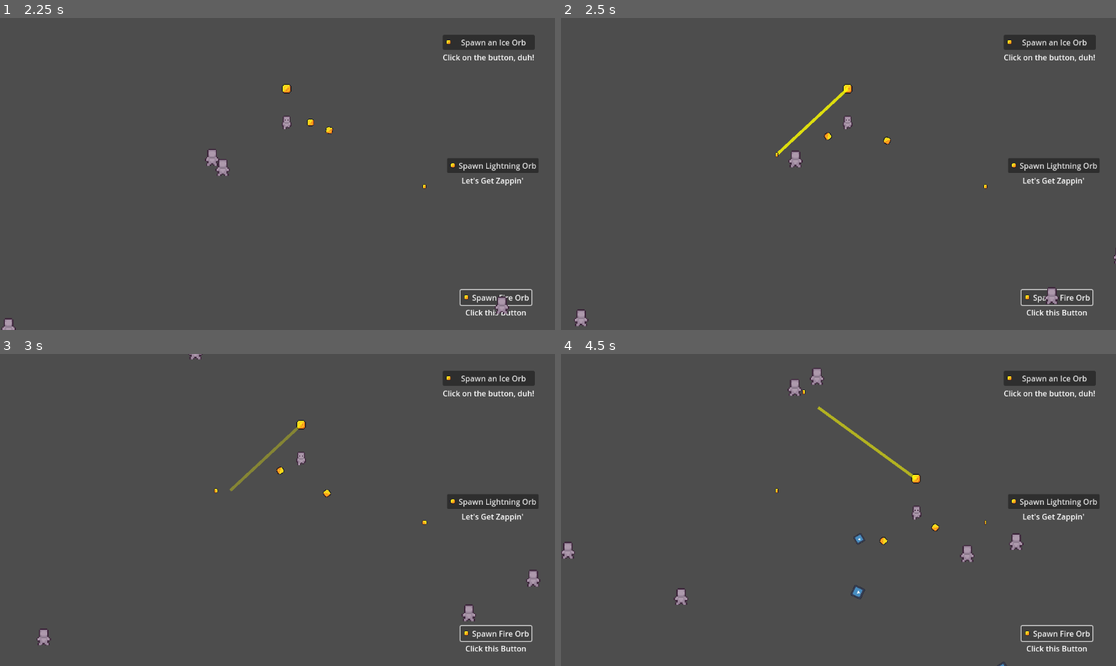
Above: before the commit, frames 1-4 (two rows, left to right).
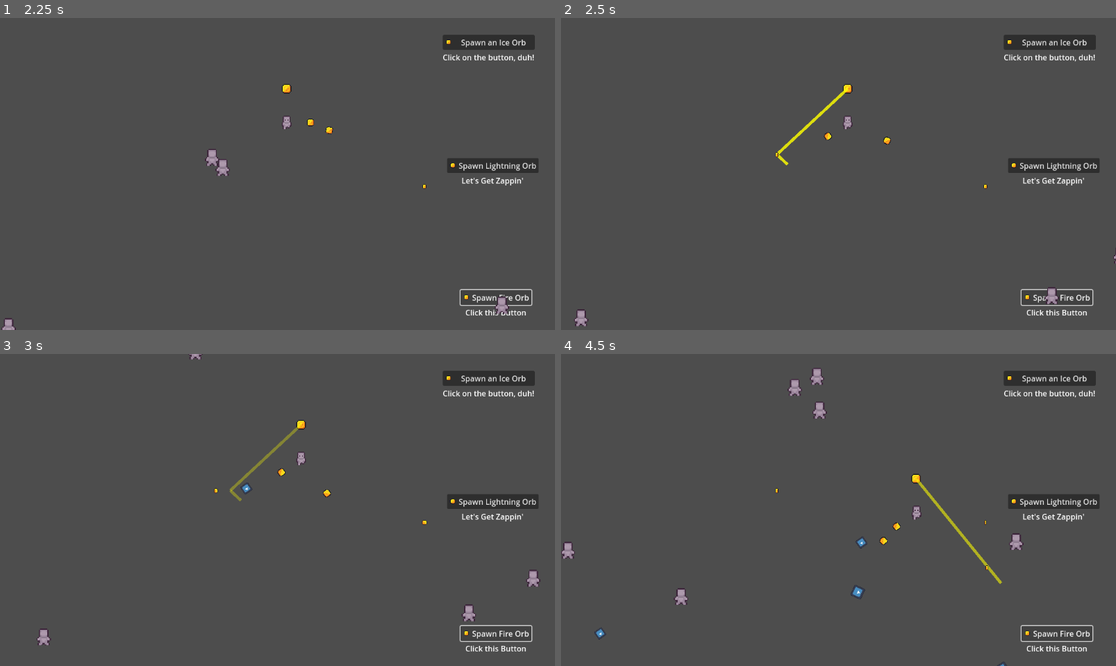
Above: after the commit, the same moments.

Repository: ImperatusGames/TopDownGame
Game: Godot game, scene res://game.tscn
Two runs of this game, one before a commit and one after it. Both use one fixed random seed, a clock stepped at 60 frames per second and the inputs below. The engine's default icon, where the game draws it, is replaced by a stand-in: a white triangle on a blue panel in a dark square.
Inputs:
- Up to frame 1 (2.25 s): click "Spawn Lightning Orb" at 0.5 s; click "Spawn an Ice Orb" at 1.25 s; click "Spawn Fire Orb" at 2 s
- Up to frame 2 (2.5 s): no input
- Up to frame 3 (3 s): hold D (move_right) from 2.78 s (still down)
- Up to frame 4 (4.5 s): release D (move_right) at 3.53 s; hold S (move_down) 3.53-4.28 s; hold D (move_right) from 4.28 s (still down)

Frame 1 is identical in both runs. In frame 2, 0.1% of the frame differs, in the area x 39-44%, y 42-48%; in frame 3, less than 0.1%; in frame 4, 0.8%, in the area x 6-80%, y 11-92%.

Commit message:
Zzz
Minor changes

Diff:
--- a/player/weapons/lightning_orb.gd
+++ b/player/weapons/lightning_orb.gd
@@ -3,7 +3,7 @@
 var upgrade_level : int = 1
 var damage : int = 1
 var chain_lightning : bool = true
-var chain_rate : float = 0.5
+var chain_rate : float = 0.75
 var location : Vector2
 
 func _ready() -> void:
--- a/statuses/slow_status_effect.gd
+++ b/statuses/slow_status_effect.gd
@@ -13,5 +13,12 @@
 	print(speed, " is current speed")
 
 func _on_slow_timeout():
-	var speed = get_parent().get_node("VelocityComponent").BASE_SPEED
+	speed = get_parent().get_node("VelocityComponent").BASE_SPEED
 	queue_free()
+
+
+####Rewrite functionality as follows
+# Check if enemy is already slowed status effect instance
+# If not, instantiate slow
+# If it does, restart slow timer
+####
